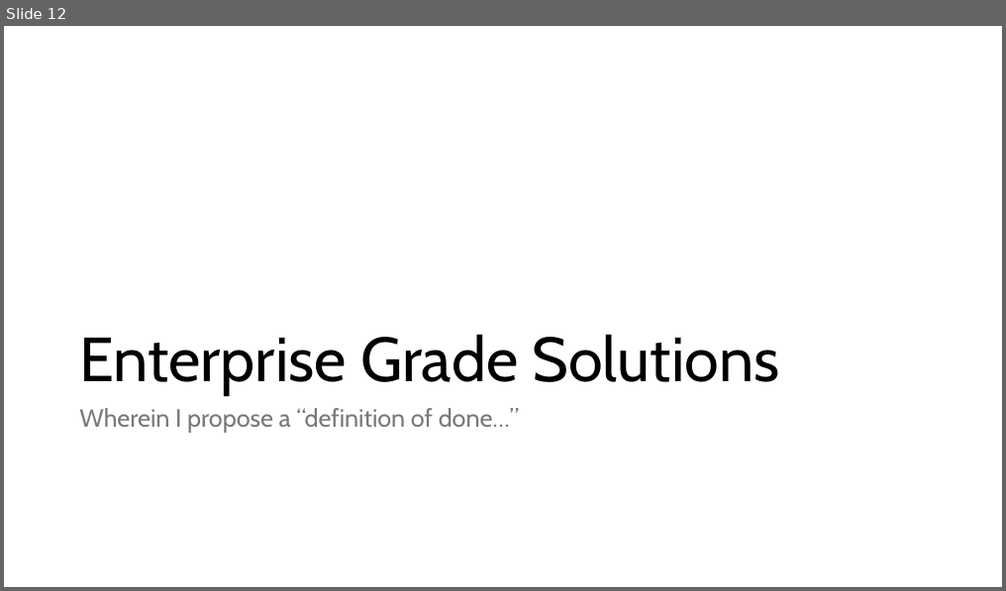
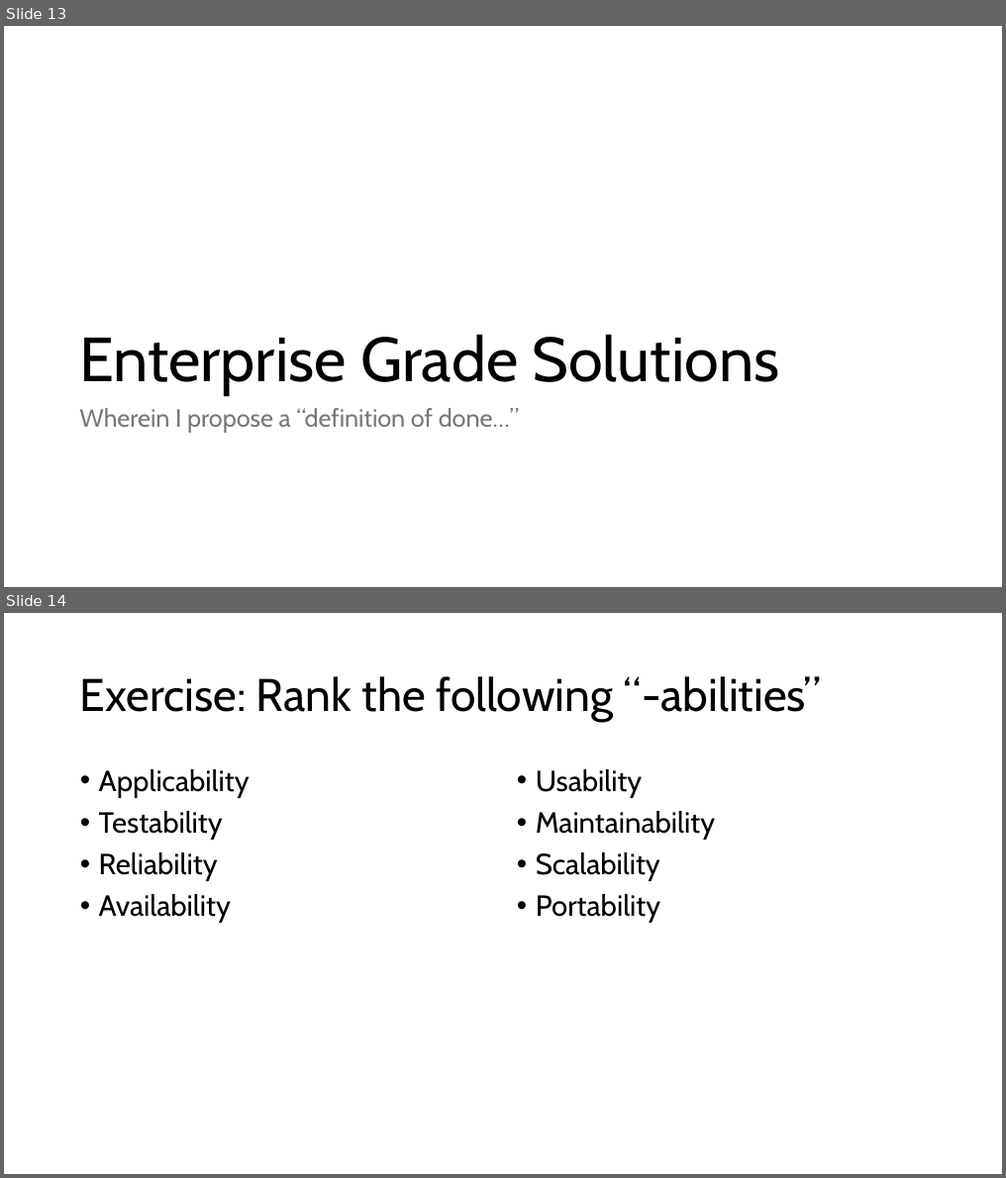
Before and after one commit to ericburcham/cloud-patterns-and-practices, a slide deck: Presentation.pptx. Shown one above the other, each under a label of ours: slide 12 before the commit, slides 13 and 14 after it. The pictures are 1006x591 and 1006x1178 pixels, drawn with LibreOffice and Linux fonts; fonts in the diff are those of the drawing. Boxes give left, top, right and bottom in pixels: in the first picture for what was removed or moved away, otherwise in the second. Text is boxed around its words. In the diff, an @@ line names an element or a change of style, - is before the commit and + after.

Commit message:
added -abilities exercise

```diff
--- a/Presentation.pptx
+++ b/Presentation.pptx
@@ slide 14 added at bbox=[4, 613, 1002, 1174], background #FFFFFF @@
@@ title added at bbox=[80, 676, 821, 722], 44 pt, text #000000 @@
+Exercise: Rank the following “-abilities”
@@ text added at bbox=[99, 769, 250, 923], 28 pt, text #000000 @@
+• Applicability
+• Testability
+• Reliability
+• Availability
@@ text added at bbox=[536, 769, 715, 923], 28 pt, text #000000 @@
+• Usability
+• Maintainability
+• Scalability
+• Portability
@@ what was slide 12 is now slide 13 @@
```
Also in this commit, not shown: 3 other slides added.
